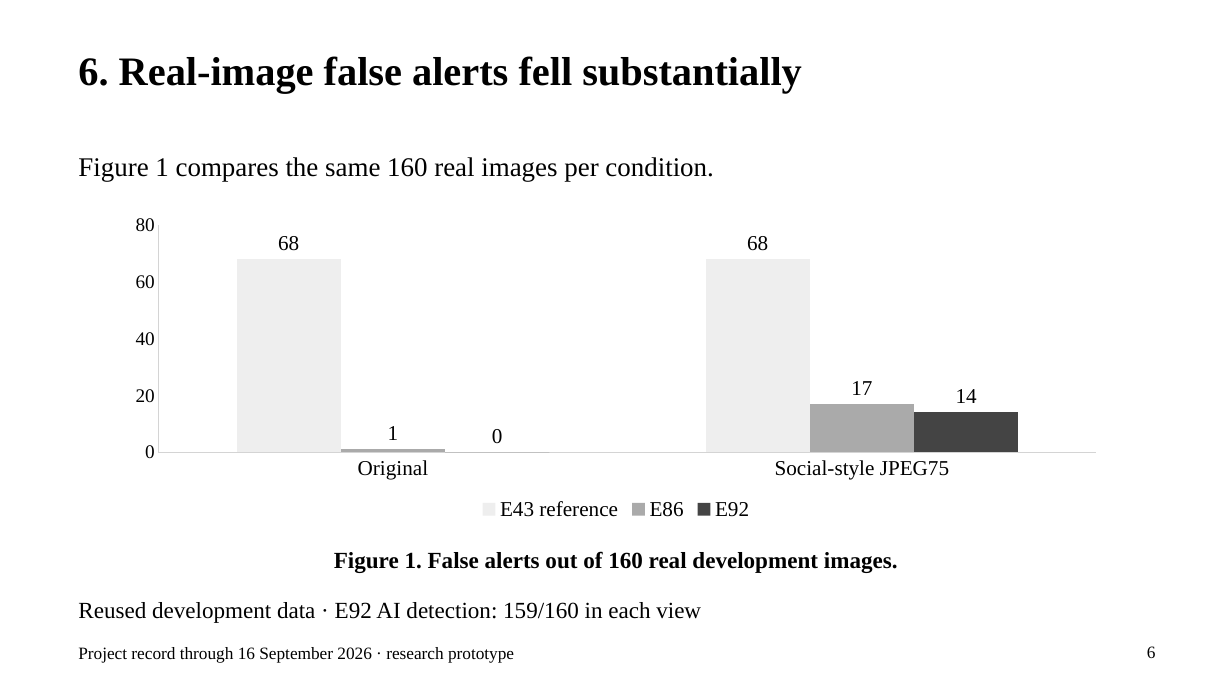
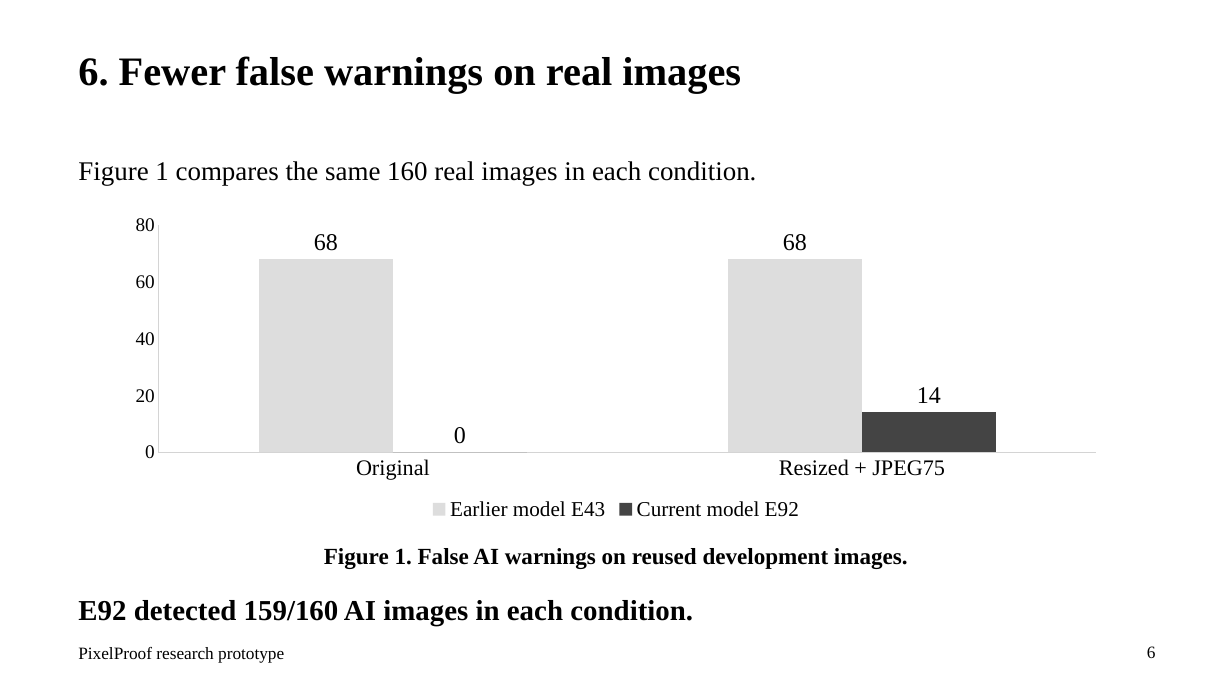
Before and after one commit to EfeHanKeles346/ai-image-detector, a slide deck: slide 6 of rapor/final_2026/deliverables/CS395_Presentation_EfeHan_Keles_25September2026.pptx. Drawn at 1232x693 pixels with LibreOffice and Linux fonts; fonts in the diff are those of the drawing. Boxes give left, top, right and bottom in pixels: in the first picture for what was removed or moved away, otherwise in the second. Text is boxed around its words. In the diff, an @@ line names an element or a change of style, - is before the commit and + after.

```diff
--- a/rapor/final_2026/deliverables/CS395_Presentation_EfeHan_Keles_25September2026.pptx
+++ b/rapor/final_2026/deliverables/CS395_Presentation_EfeHan_Keles_25September2026.pptx
@@ text at [78,56,741,93]: text changed @@
-6. Real-image false alerts fell substantially
+6. Fewer false warnings on real images
@@ text at [78,161,756,186]: text changed @@
-Figure 1 compares the same 160 real images per condition.
+Figure 1 compares the same 160 real images in each condition.
@@ column chart at [116,208,1116,526] @@
-categories: Original, Social-style JPEG75
+categories: Original, Resized + JPEG75
-E43 reference: 68, 68
+Earlier model E43: 68, 68
@@ colour of Earlier model E43 #EEEEEE to #DDDDDD @@
@@ data labels of Earlier model E43 changed @@
-E86: 1, 17
+Current model E92: 0, 14
@@ colour of Current model E92 #AAAAAA to #444444 @@
@@ data labels of Current model E92 changed @@
-E92: 0, 14
@@ category axis changed @@
@@ text at [324,548,908,569]: text changed @@
-Figure 1. False alerts out of 160 real development images.
+Figure 1. False AI warnings on reused development images.
@@ text at [78,600,693,626]: text changed; size 18 to 22.5 pt; bold on @@
-Reused development data · E92 AI detection: 159/160 in each view
+E92 detected 159/160 AI images in each condition.
@@ text at [78,647,284,663]: text changed @@
-Project record through 16 September 2026 · research prototype
+PixelProof research prototype
```
Also in this commit, not shown: 3 other slides changed, 8 slides added, 11 slides removed, 25 other files.
